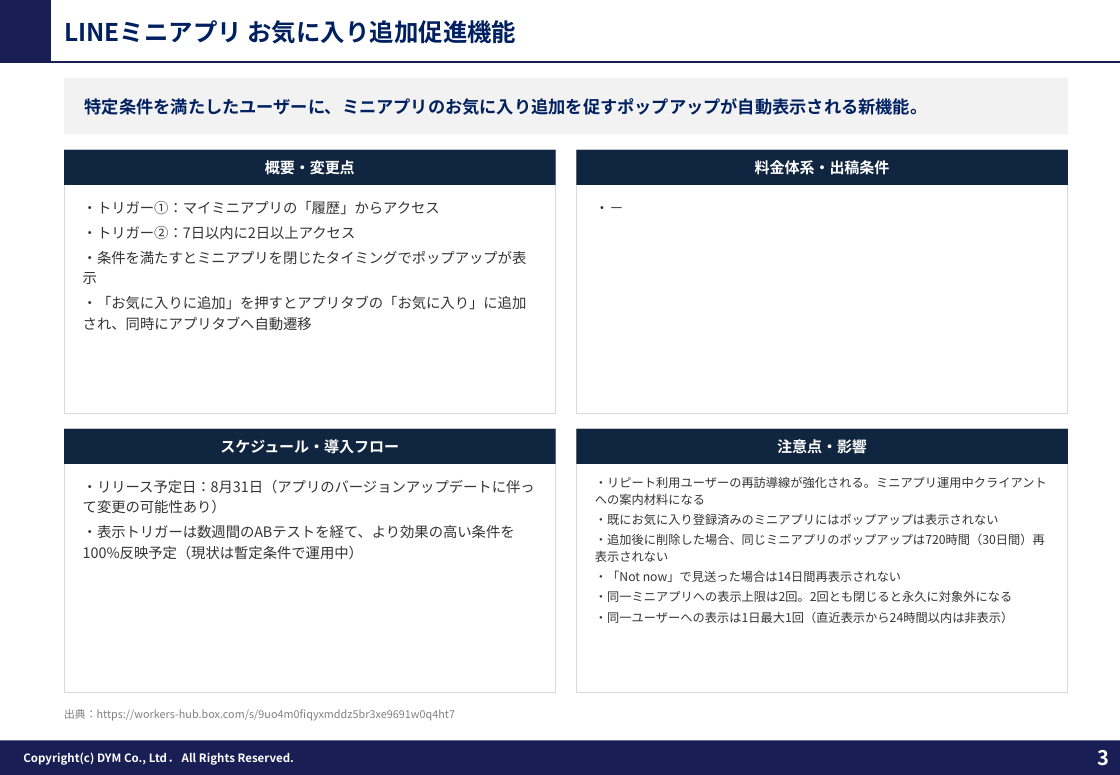
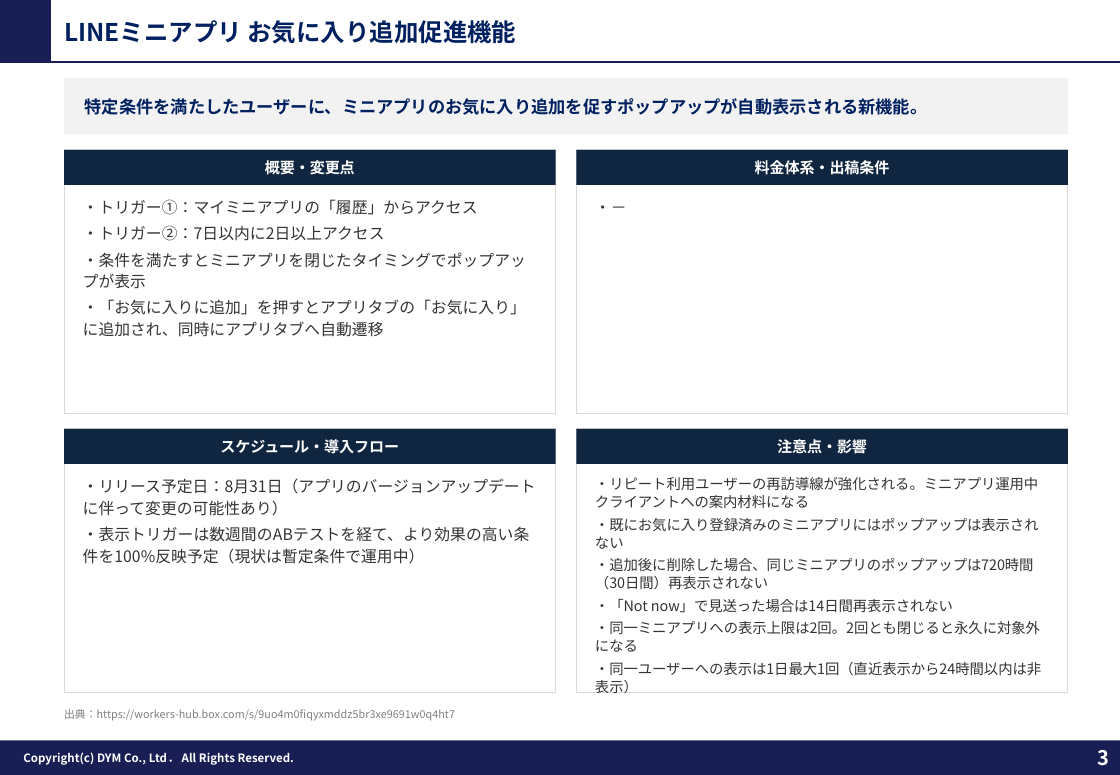
Before and after one commit to tonomura-r-dev/folder, a slide deck: slide 3 of LINEOA媒体最新情報_2026年9月トレンドレポート.pptx. Drawn at 1120x775 pixels with LibreOffice and Linux fonts; fonts in the diff are those of the drawing; background and template pictures are left out. Boxes give left, top, right and bottom in pixels: in the first picture for what was removed or moved away, otherwise in the second. Text is boxed around its words. In the diff, an @@ line names an element or a change of style, - is before the commit and + after.

```diff
--- a/LINEOA媒体最新情報_2026年9月トレンドレポート.pptx
+++ b/LINEOA媒体最新情報_2026年9月トレンドレポート.pptx
@@ size 10 to 11 pt; line spacing 1.2 to 1.15 in 3 elements at (x1=83, y1=199, x2=526, y2=337), (x1=595, y1=205, x2=627, y2=209), (x1=83, y1=478, x2=536, y2=564) @@
@@ text "・リピート利用ユーザーの再訪導線が強化される。ミニアプリ運用中クライアントへの案内材料になる" at (x1=595, y1=477, x2=1041, y2=675): size 8.5 to 10 pt; line spacing 1.1 to 1.05 @@
```
Also in this commit, not shown: 5 other slides changed, 1 other file.
